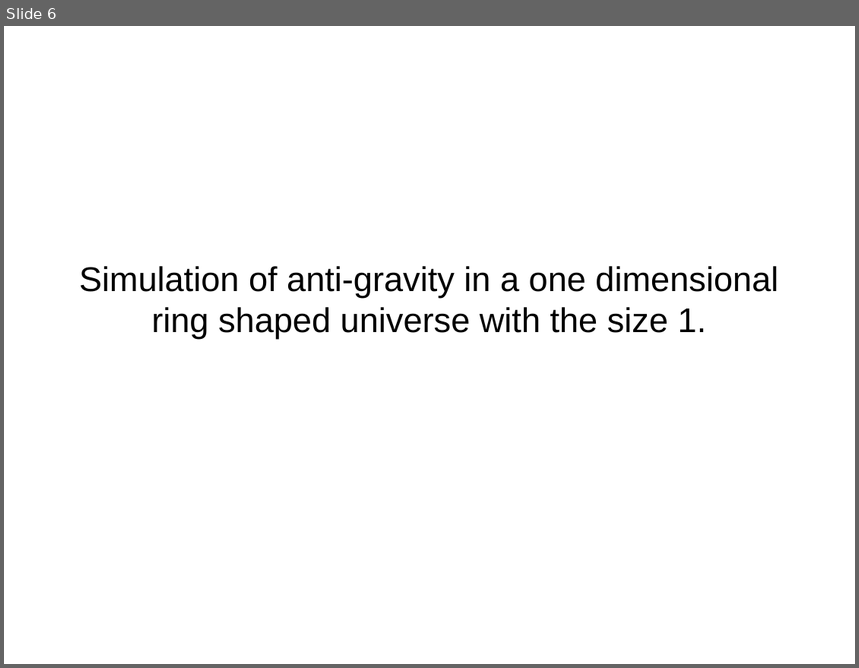
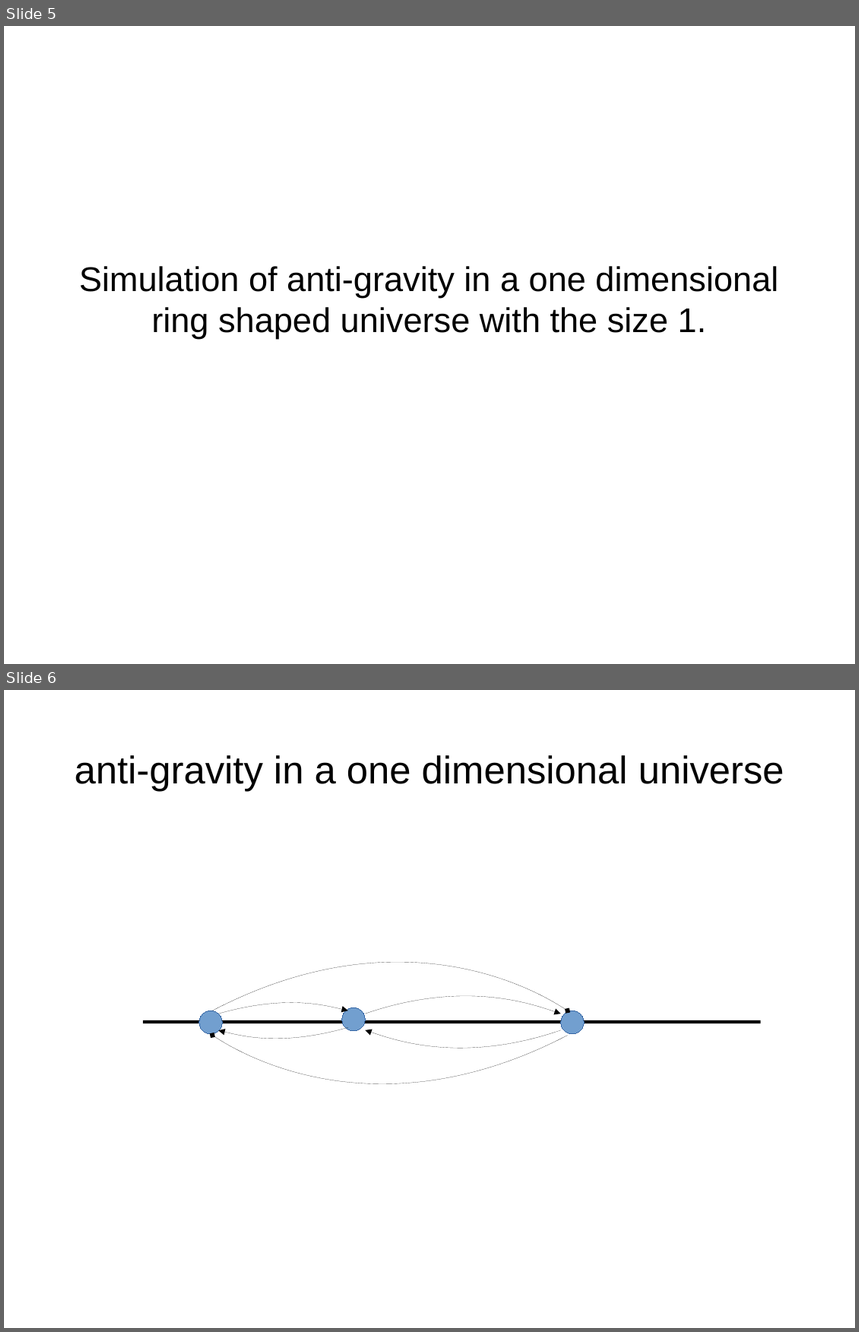
Before and after one commit to niner/talks, a slide deck: Social Media Physics/Social Media Physics.odp. Shown one above the other, each under a label of ours: slide 6 before the commit, slides 5 and 6 after it. The pictures are 859x668 and 859x1332 pixels, drawn with LibreOffice and Linux fonts; fonts in the diff are those of the drawing. Boxes give left, top, right and bottom in pixels: in the first picture for what was removed or moved away, otherwise in the second. Text is boxed around its words. In the diff, an @@ line names an element or a change of style, - is before the commit and + after.

```diff
--- a/Social Media Physics/Social Media Physics.odp
+++ b/Social Media Physics/Social Media Physics.odp
@@ slide 6 added at box(4, 690, 855, 1328), background #FFFFFF @@
@@ title added at box(75, 755, 785, 792), 36 pt, text #000000 @@
+anti-gravity in a one dimensional universe
@@ freeform shape added at box(212, 964, 568, 1011), outline #000000 0 pt @@
@@ freeform shape added at box(219, 1005, 348, 1014), outline #000000 0 pt @@
@@ ellipse added at box(342, 1008, 366, 1031), fill #729FCF, outline #3465A4 0 pt @@
@@ freeform shape added at box(366, 999, 561, 1014), outline #000000 0 pt @@
@@ line added from (143, 1022) to (761, 1022), #000000 3 pt @@
@@ ellipse added at box(199, 1011, 223, 1034), fill #729FCF, outline #3465A4 0 pt @@
@@ freeform shape added at box(219, 1027, 348, 1037), outline #000000 0 pt @@
@@ freeform shape added at box(366, 1030, 561, 1046), outline #000000 0 pt @@
@@ ellipse added at box(561, 1011, 584, 1034), fill #729FCF, outline #3465A4 0 pt @@
@@ freeform shape added at box(212, 1035, 568, 1081), outline #000000 0 pt @@
@@ what was slide 6 is now slide 5 @@
```
Also in this commit, not shown: 1 other slide added, 1 slide removed, 1 other file.
